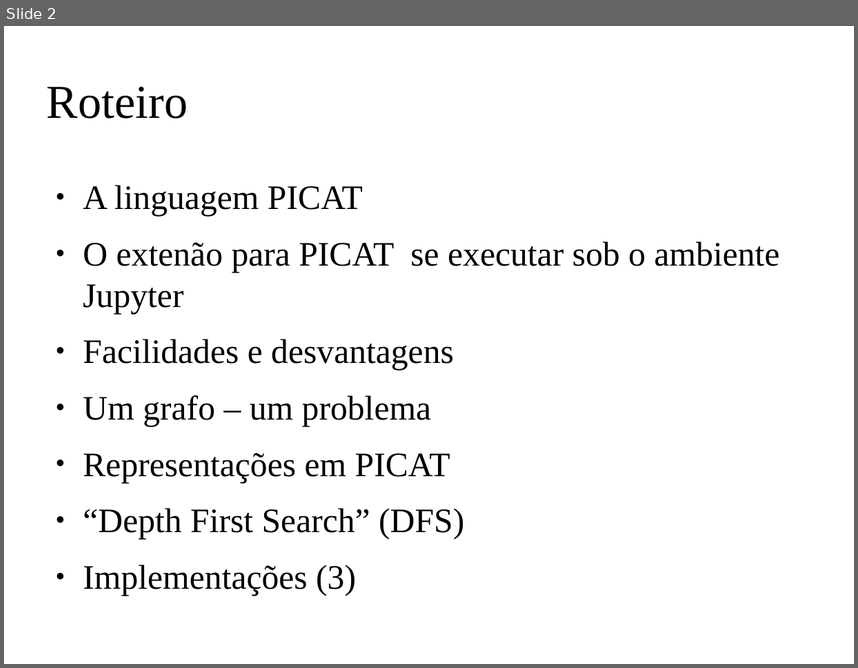
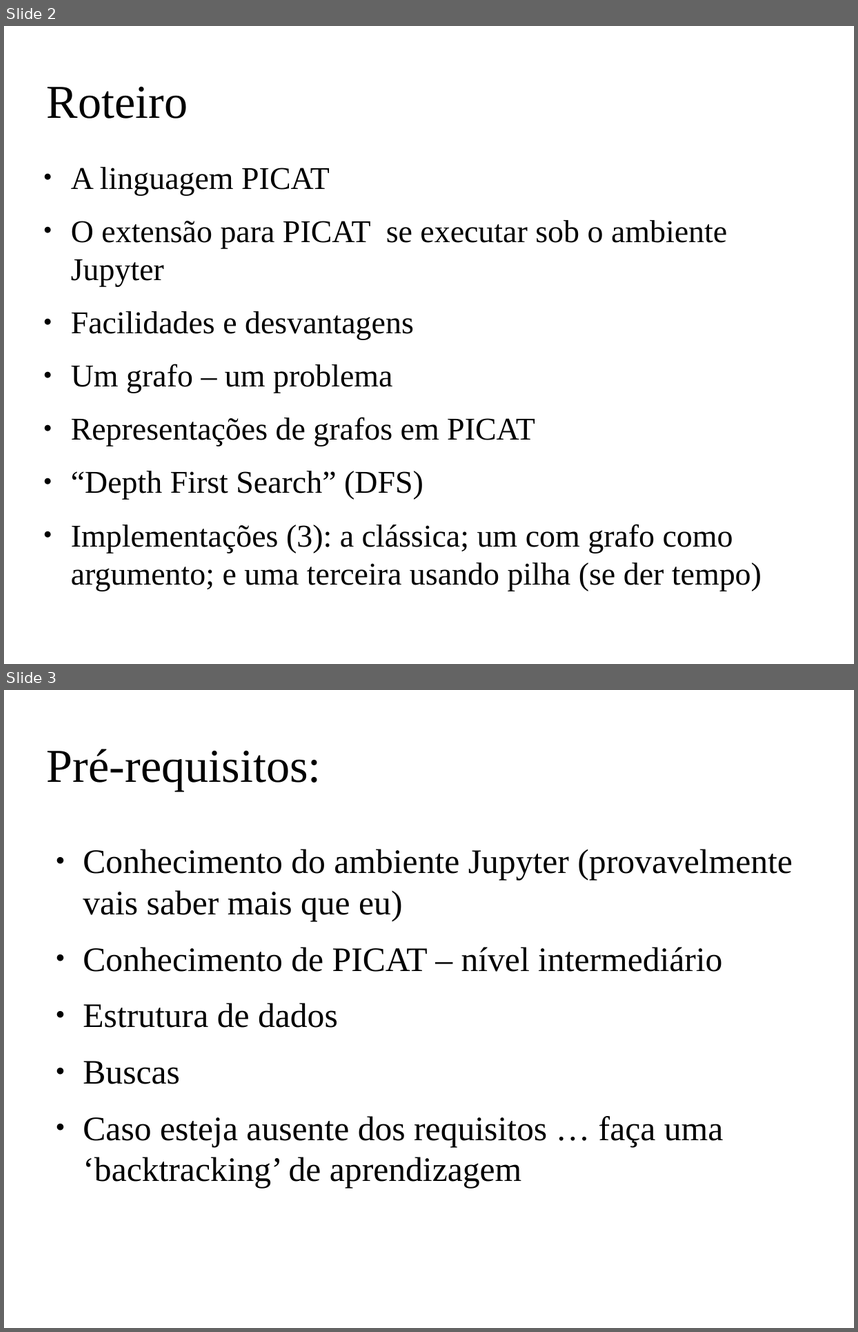
Before and after one commit to claudiosa/CCS, a slide deck: picat/YOUTUBE_dfs_jupyter_picat/slides_picat_jupyter_dfs.odp. Shown one above the other, each under a label of ours: slide 2 before the commit, slides 2 and 3 after it. The pictures are 858x668 and 858x1332 pixels, drawn with LibreOffice and Linux fonts; fonts in the diff are those of the drawing; background and template pictures are left out. Boxes give left, top, right and bottom in pixels: in the first picture for what was removed or moved away, otherwise in the second. Text is boxed around its words. In the diff, an @@ line names an element or a change of style, - is before the commit and + after.

```diff
--- a/picat/YOUTUBE_dfs_jupyter_picat/slides_picat_jupyter_dfs.odp
+++ b/picat/YOUTUBE_dfs_jupyter_picat/slides_picat_jupyter_dfs.odp
@@ slide 3 added at [4,690,854,1328], background picture (left out) @@
@@ title added at [47,749,321,791], 44 pt, text #000000 @@
+Pré-requisitos:
@@ text added at [83,849,793,1187], 32 pt, text #000000 @@
+● Conhecimento do ambiente Jupyter (provavelmente vais saber mais que eu)
+● Conhecimento de PICAT – nível intermediário
+● Estrutura de dados
+● Buscas
+● Caso esteja ausente dos requisitos … faça uma ‘backtracking’ de aprendizagem
@@ slide 2 changed as well @@
@@ text "A linguagem PICAT": place and size @@
-text "A linguagem PICAT" at [83,185,780,539]
+text "A linguagem PICAT" at [71,167,762,590]
@@ text at [71,167,424,499]: size 32 to 29.6 pt in "A linguagem PICAT", "Facilidades e desvantagens", "Um grafo – um problema", "“Depth First Search” (DFS)" @@
@@ text at [71,220,727,286]: text changed; size 32 to 29.6 pt @@
-● O extenão para PICAT se executar sob o ambiente Jupyter
+● O extensão para PICAT se executar sob o ambiente Jupyter
@@ text at [71,417,535,446]: text changed; size 32 to 29.6 pt @@
-● Representações em PICAT
+● Representações de grafos em PICAT
@@ text at [71,523,762,590]: text changed; size 32 to 29.6 pt @@
-● Implementações (3)
+● Implementações (3): a clássica; um com grafo como argumento; e uma terceira usando pilha (se der tempo)
```
Also in this commit, not shown: 2 other slides changed, 4 other slides added, 15 other files.
